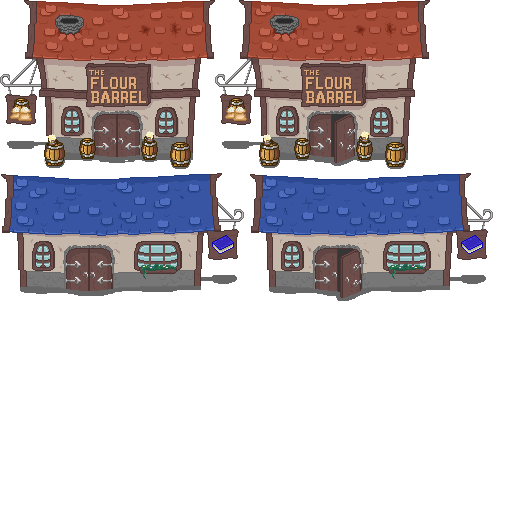
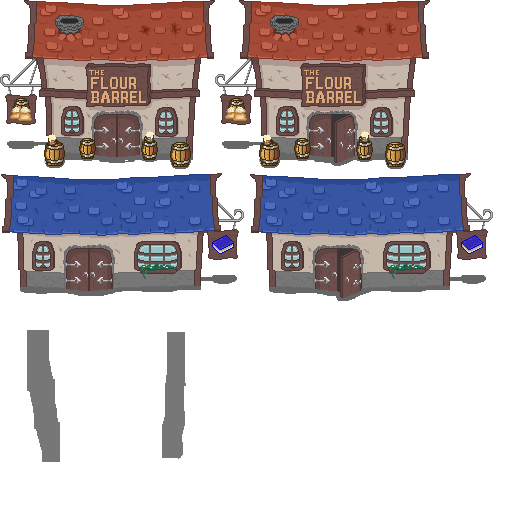
Revision of a layered w=512, h=512 image; what changed, layer by layer:
added layer "Gate" above "Layer 34" over [27, 330, 186, 462]
